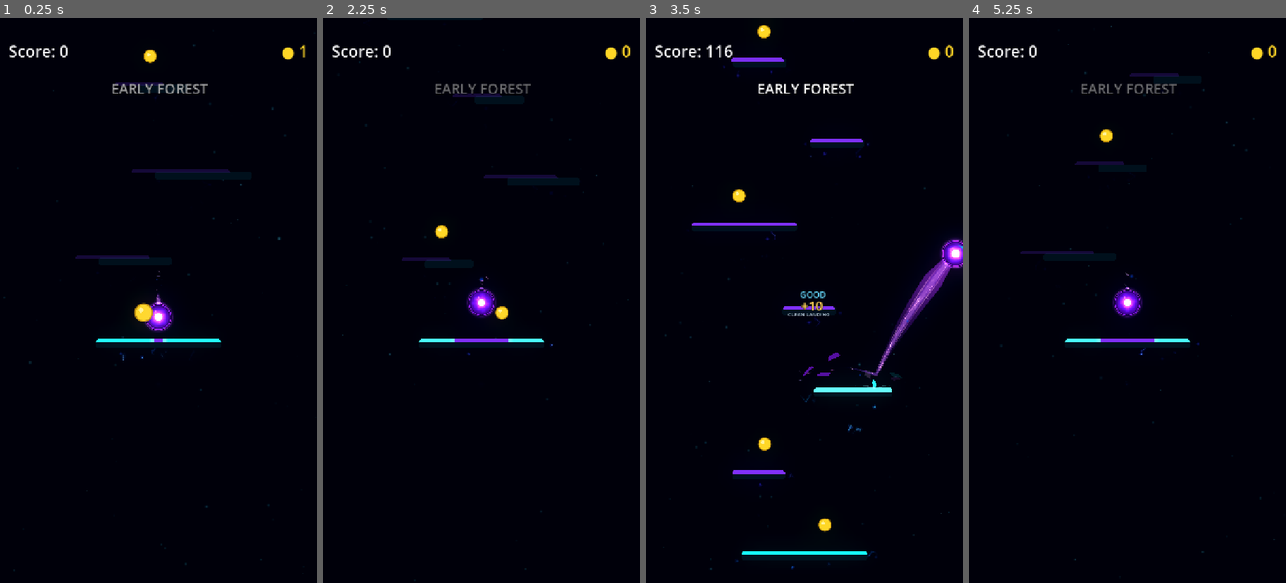
Above: before the commit, frames 1-4 (left to right).
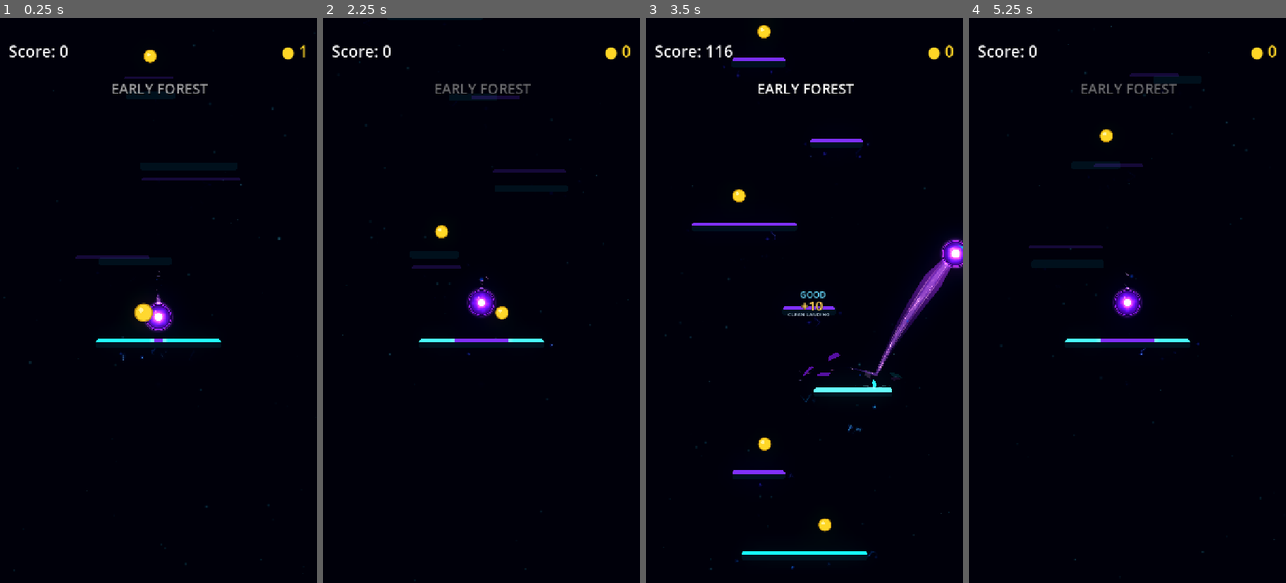
Above: after the commit, the same moments.

Repository: Kryodo/TowerJump
Game: Godot game, scene res://scenes/main.tscn
Same seed, same stepped clock (60 frames per second), same inputs: the game is played once before the commit and once after it.
Inputs (mouse positions are in pixels of both pictures, inside the frame that each line leads up to):
- Up to frame 1 (0.25 s): no input
- Up to frame 2 (2.25 s): move the mouse to (551, 272) at 0.52 s; hold Right (ui_right) 0.53-1.25 s; click (551, 272) at 0.67 s; drag from (418, 328) to (471, 193) at 1.27 s; click "Nochmal spielen" at 2 s
- Up to frame 3 (3.5 s): move the mouse to (836, 176) at 2.77 s; hold Right (ui_right) from 2.78 s (still down)
- Up to frame 4 (5.25 s): release Right (ui_right) at 3.5 s; drag from (1111, 413) to (1060, 193) at 3.52 s; move the mouse to (1222, 385) at 4.27 s; hold Left (ui_left) 4.28-5 s; click "Nochmal spielen" at 5 s

The runs differ from the first frame. In frame 1, 0.5% of the frame differs, in the area x 36-76%, y 10-29%; in frame 2, 0.6%, in the area x 24-77%, y 13-45%; in frame 3, less than 0.1%; in frame 4, 0.4%.

Commit message:
Vary assembly directions across the platform pool

Diff:
--- a/scripts/platform.gd
+++ b/scripts/platform.gd
@@ -50,6 +50,7 @@
 
 static var _sheen_spawn_sequence: int = 0
 static var _last_sheen_spawn_sequence: int = -1000
+static var _assembly_sequence: int = 0
 
 const LandingApproachStateScript := preload(
 	"res://scripts/landing/landing_approach_state.gd"
@@ -393,9 +394,10 @@
 	var body_offset: Vector2 = Vector2.ZERO
 	var edge_offset: Vector2 = Vector2.ZERO
 
-	# Alternate assembly directions so the tower feels constructed from
-	# different approaches, while each platform keeps a deterministic motion.
-	match spawn_generation % 4:
+	# Alternate assembly directions across the whole tower, not just each
+	# pooled instance (all instances begin at the same spawn generation).
+	_assembly_sequence += 1
+	match _assembly_sequence % 4:
 		0:
 			body_offset = Vector2(-slide, -slide * 0.12)
 			edge_offset = Vector2(slide * 0.72, slide * 0.08)
